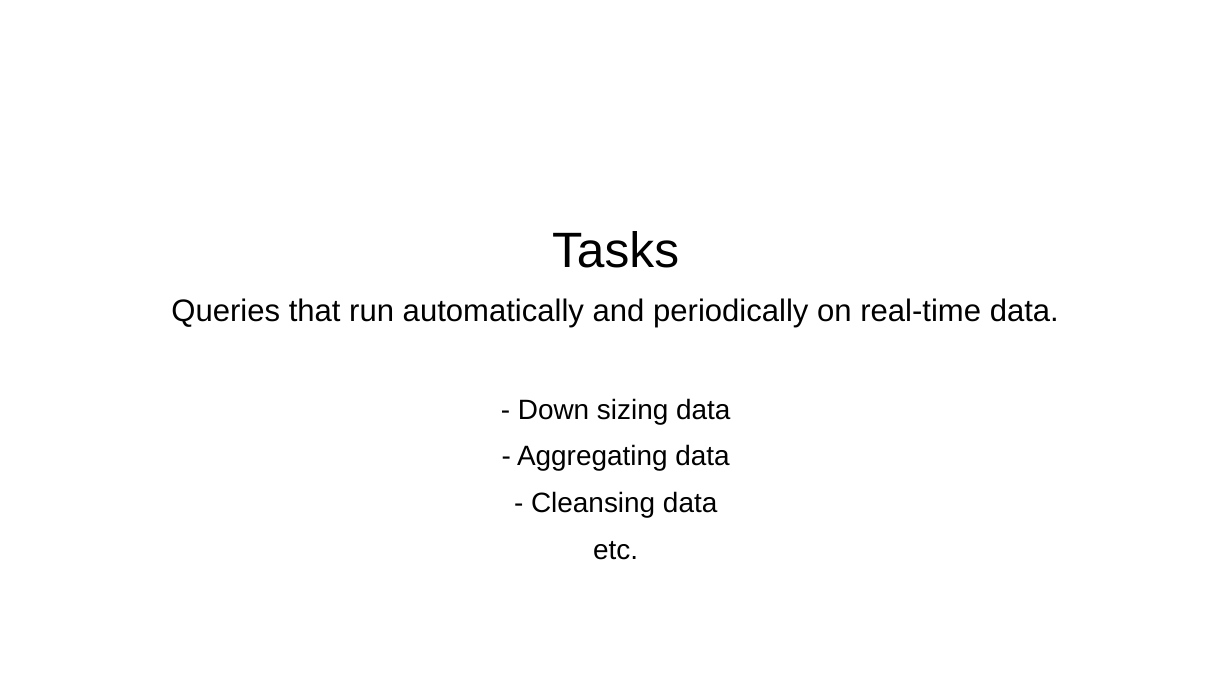
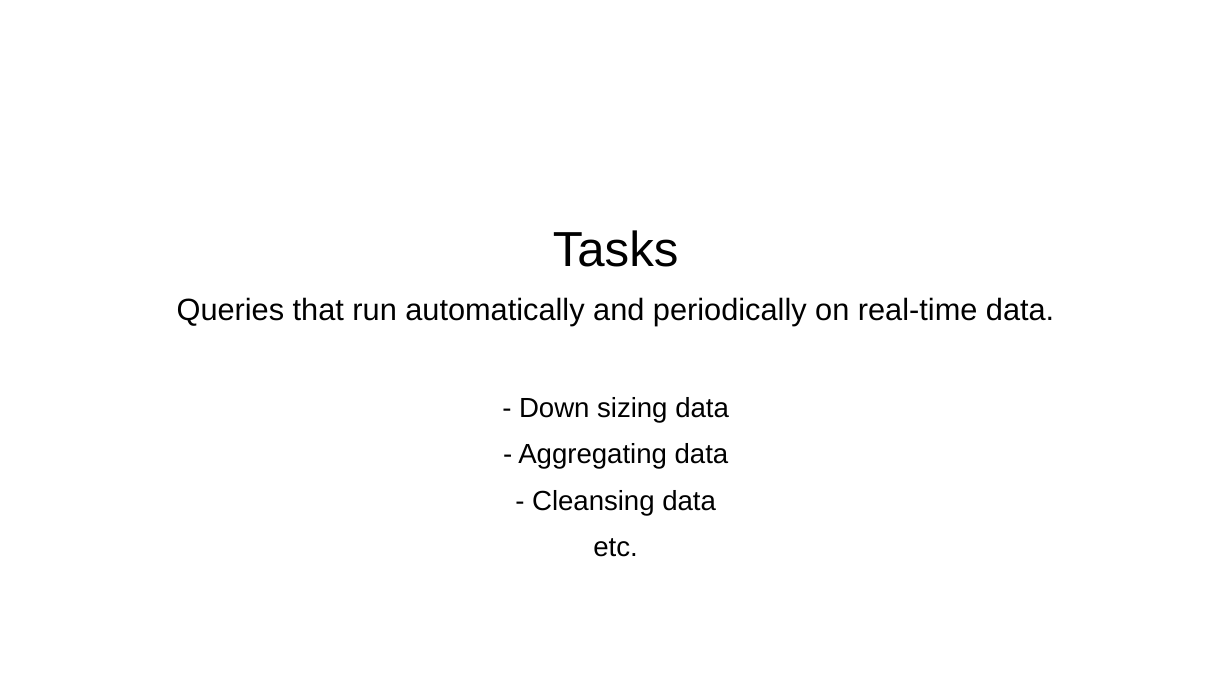
Before and after one commit to skrabbenborg/nosql-talk, a slide deck: slide 13 of presentation/presentation.pptx (slide 12 before the commit). Drawn at 1232x693 pixels with LibreOffice and Linux fonts; fonts in the diff are those of the drawing; background and template pictures are left out. Boxes give left, top, right and bottom in pixels: in the first picture for what was removed or moved away, otherwise in the second. Text is boxed around its words. In the diff, an @@ line names an element or a change of style, - is before the commit and + after.

```diff
--- a/presentation/presentation.pptx
+++ b/presentation/presentation.pptx
@@ text "Tasks" at box(177, 230, 1054, 557): size 32 to 31.7 pt in "Tasks"; size 20 to 19.8 pt in "Queries that run automatically and periodically on ..."; size 18 to 17.8 pt in "- Down sizing data", "- Aggregating data", "- Cleansing data", "etc." @@
```
Also in this commit, not shown: 2 other slides changed, 12 slides added, 1 slide removed, 12 other files.
